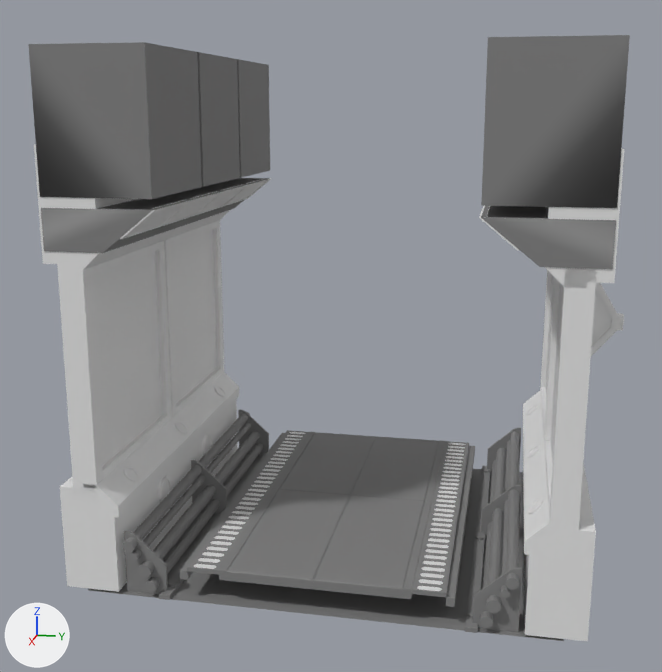
A saved change to the FBX model Assets/FBX/Corridoors/Corridor_Chunk_4.fbx.
Rendered twice from a 50 mm camera at (10.53, 2.34, 5.89) aimed at (-2.56, -0.28, 2.62). The lights are fixed; the arrows at lower left show +X, +Y and +Z. Where no turn or scale is listed for an object, it has been applied to the vertices.

Before the edit, the objects in view are built like this:
```python
me_cube_182 = bpy.data.meshes.new('Cube.182')
me_cube_182.from_pydata(...)  # a box spanning x 0.0..2.72, y 0.0..0.4, z -0.04..0.0
me_door_1___corridor_everything_220 = bpy.data.meshes.new('Door_1___Corridor_EVERYTHING.220')
me_door_1___corridor_everything_220.from_pydata([(-0.01, -3.08, 7.01), (-5.5, -3.16, -0.21), (0.0, -3.16, -0.21), (-5.5, 3.17, -0.21), (0.0, 3.17, -0.21), (-1.88, -3.08, 7.01)], [], [(1, 2, 4, 3)])
me_door_1___corridor_everything_220.materials.append(mat_worldgridmaterial_022)  # grey #808080
me_door_1___corridor_everything_236 = bpy.data.meshes.new('Door_1___Corridor_EVERYTHING.236')
me_door_1___corridor_everything_236.from_pydata(...)  # 16 vertices, 28 faces; spans x 0.0..4.2, y -57.6..0.0, z -0.1..87.7
me_door_1___corridor_everything_236.materials.append(mat_worldgridmaterial_028)  # grey #808080
ob_cube_006 = bpy.data.objects.new('Cube.006', me_cube_182)
ob_cube_006.location = (-2.74, -1.69, -0.01)
ob_door_1___corridor_everything_21_035 = bpy.data.objects.new('Door_1___Corridor_EVERYTHING_21.035', me_door_1___corridor_everything_220)
ob_door_1___corridor_everything_21_035.location = (0.0, 0.0, -0.29)
ob_door_1___corridor_everything_21_144 = bpy.data.objects.new('Door_1___Corridor_EVERYTHING_21.144', me_door_1___corridor_everything_236)
ob_door_1___corridor_everything_21_144.location = (-0.09, 2.62, -0.5)
ob_door_1___corridor_everything_21_144.rotation_euler = (-3.142, 0.0, 0.0)  # degrees (-180, 0, 0)
ob_door_1___corridor_everything_21_144.scale = (-0.01, -0.01, -0.01)
# also in view: 'Cube.000' at (-2.75, -3.1, 2.52); 'Door_1___Corridor_EVERYTHING_21.100' at (-1.38, -1.49, -0.03); 'Door_1___Corridor_EVERYTHING_21.141' at (-2.74, 2.52, 0.24); 'Door_1___Corridor_EVERYTHING_21.034' at (-4.13, 0.58, -0.07); 'Door_1___Corridor_EVERYTHING_21.041' at (-2.74, -2.44, 0.09)
```
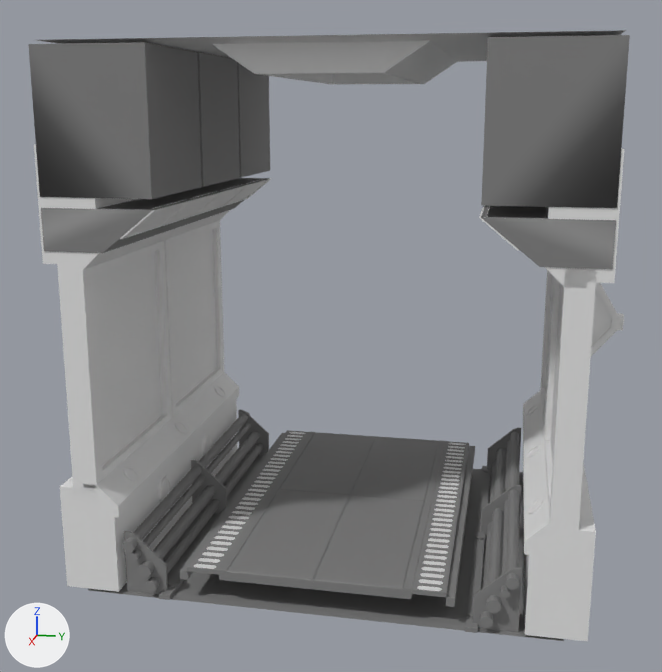
Where the change shows, as pixel boxes (x1, y1, x2, y2) in the pictures (662 x 672 px):
'Roof', added
    after: (37, 30, 626, 84)

The change in detail:
Mesh me_cube is new.
It has 20 vertices, 18 faces and spans x -5.5..-0.01, y -3.39..3.39, z 6.31..6.71.
Object 'Roof' (ob_roof) is new; it shows me_cube.
Its location is (0.0, 0.0, 0.0).
